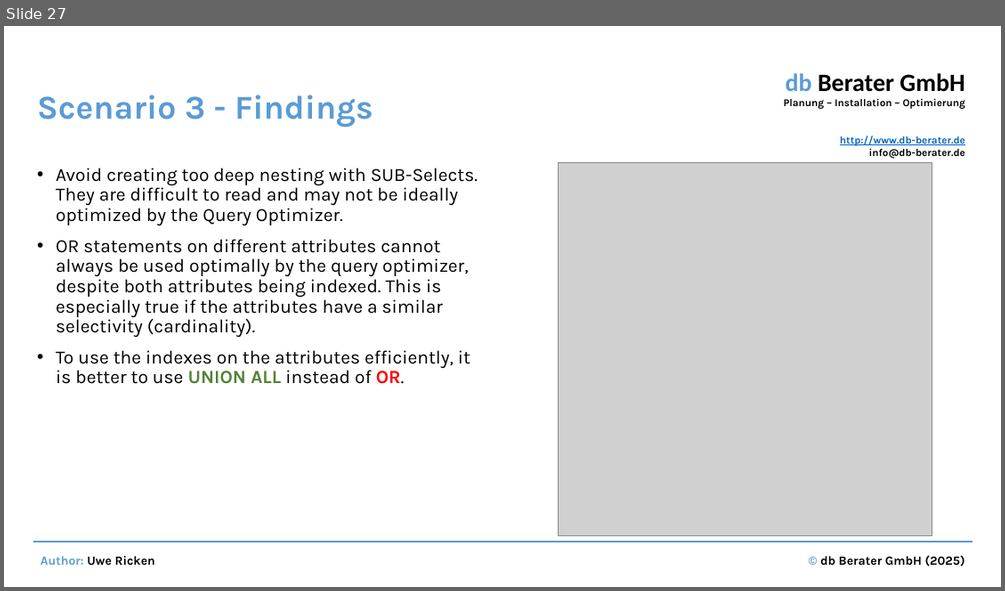
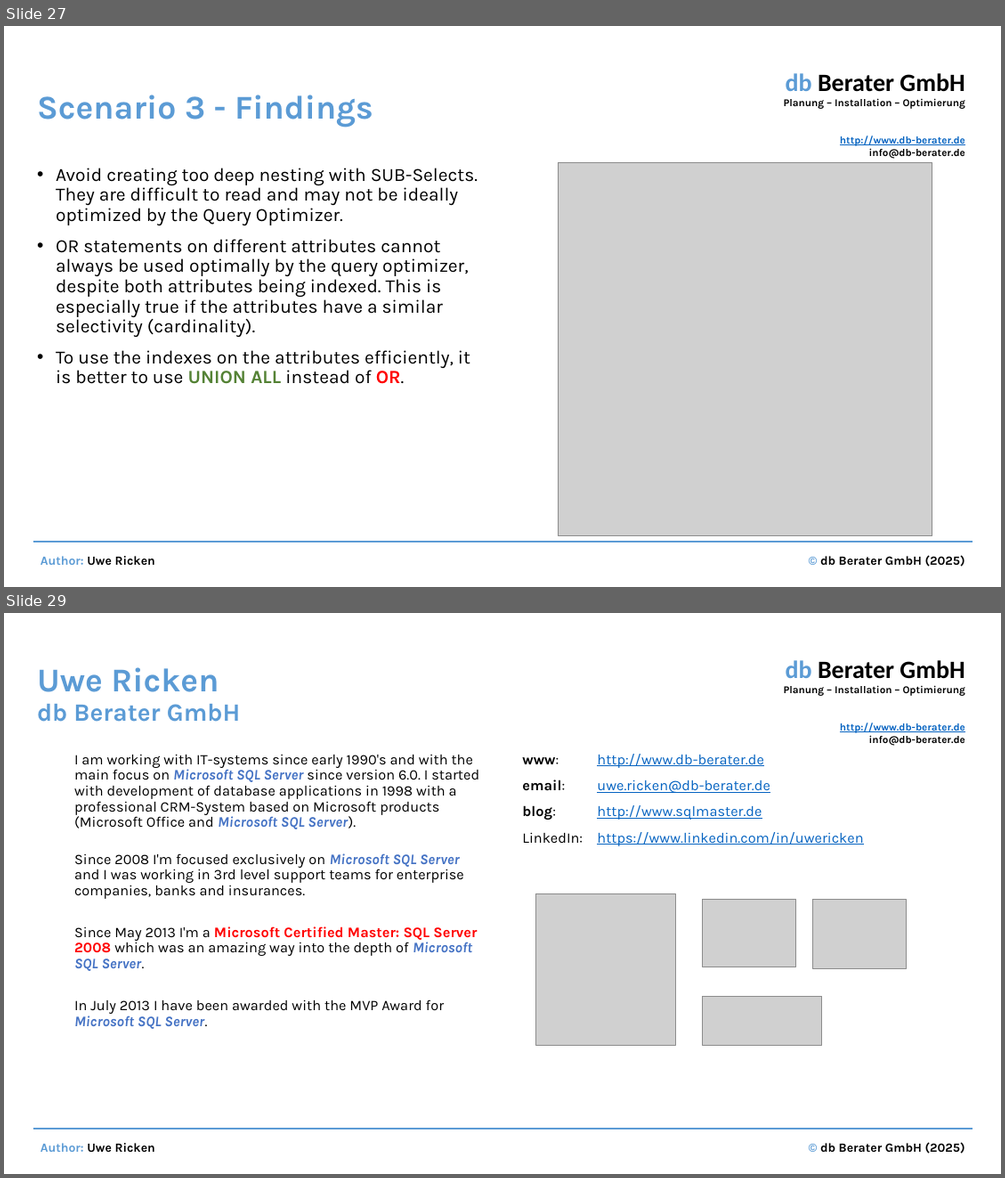
Before and after one commit to uricken1964/Workshop---Making-Bad-Codes-Better, a slide deck: Documents and Preparation/Performance optimization by identifying and correcting bad SQL code.pptx. Shown one above the other, each under a label of ours: slide 27 before the commit, slides 27 and 29 after it; the slides between them are not shown. The pictures are 1005x591 and 1005x1178 pixels, drawn with LibreOffice and Linux fonts; fonts in the diff are those of the drawing; grey boxes stand for pictures. Boxes give left, top, right and bottom in pixels: in the first picture for what was removed or moved away, otherwise in the second. Text is boxed around its words. In the diff, an @@ line names an element or a change of style, - is before the commit and + after.

```diff
--- a/Documents and Preparation/Performance optimization by identifying and correcting bad SQL code.pptx
+++ b/Documents and Preparation/Performance optimization by identifying and correcting bad SQL code.pptx
@@ slide 29 added at <box>4,613,1001,1174</box>, background #FFFFFF; not listed: 4 template elements that a slide beside it also shows @@
@@ title added at <box>37,667,240,722</box>, 24 pt, text #5B9BD5, bold @@
+Uwe Ricken
+db Berater GmbH
@@ text added at <box>74,754,479,1029</box>, 14 pt, text #000000 @@
+  I am working with IT-systems since early 1990's and with the main focus on Microsoft SQL Server since version 6.0. I started with development of database applications in 1998 with a professional CRM-System based on Microsoft products (Microsoft Office and Microsoft SQL Server).
+  Since 2008 I'm focused exclusively on Microsoft SQL Server and I was working in 3rd level support teams for enterprise companies, banks and insurances.
+  Since May 2013 I'm a Microsoft Certified Master: SQL Server 2008 which was an amazing way into the depth of Microsoft SQL Server.
+  In July 2013 I have been awarded with the MVP Award for Microsoft SQL Server.
@@ text added at <box>522,754,863,846</box>, 14 pt, text #0563C1, underline @@
+www: http://www.db-berater.de
+email: uwe.ricken@db-berater.de
+blog: http://www.sqlmaster.de
+LinkedIn: https://www.linkedin.com/in/uwericken
@@ picture added at <box>535,893,676,1046</box> @@
@@ picture added at <box>703,899,796,966</box> @@
@@ picture added at <box>813,899,906,969</box> @@
@@ picture added at <box>703,996,822,1045</box> @@
```
Also in this commit, not shown: 26 other slides added, 16 other files.
